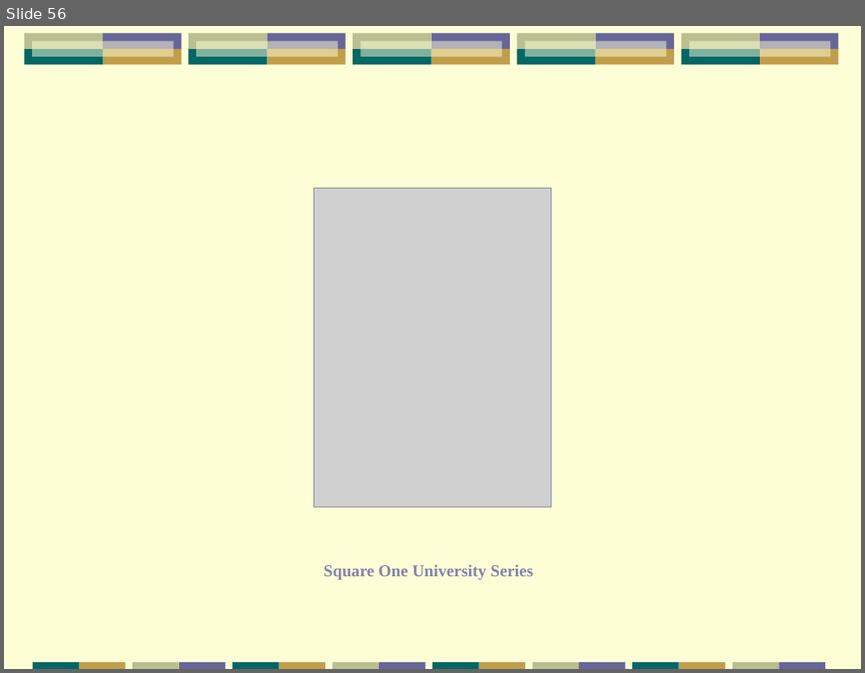
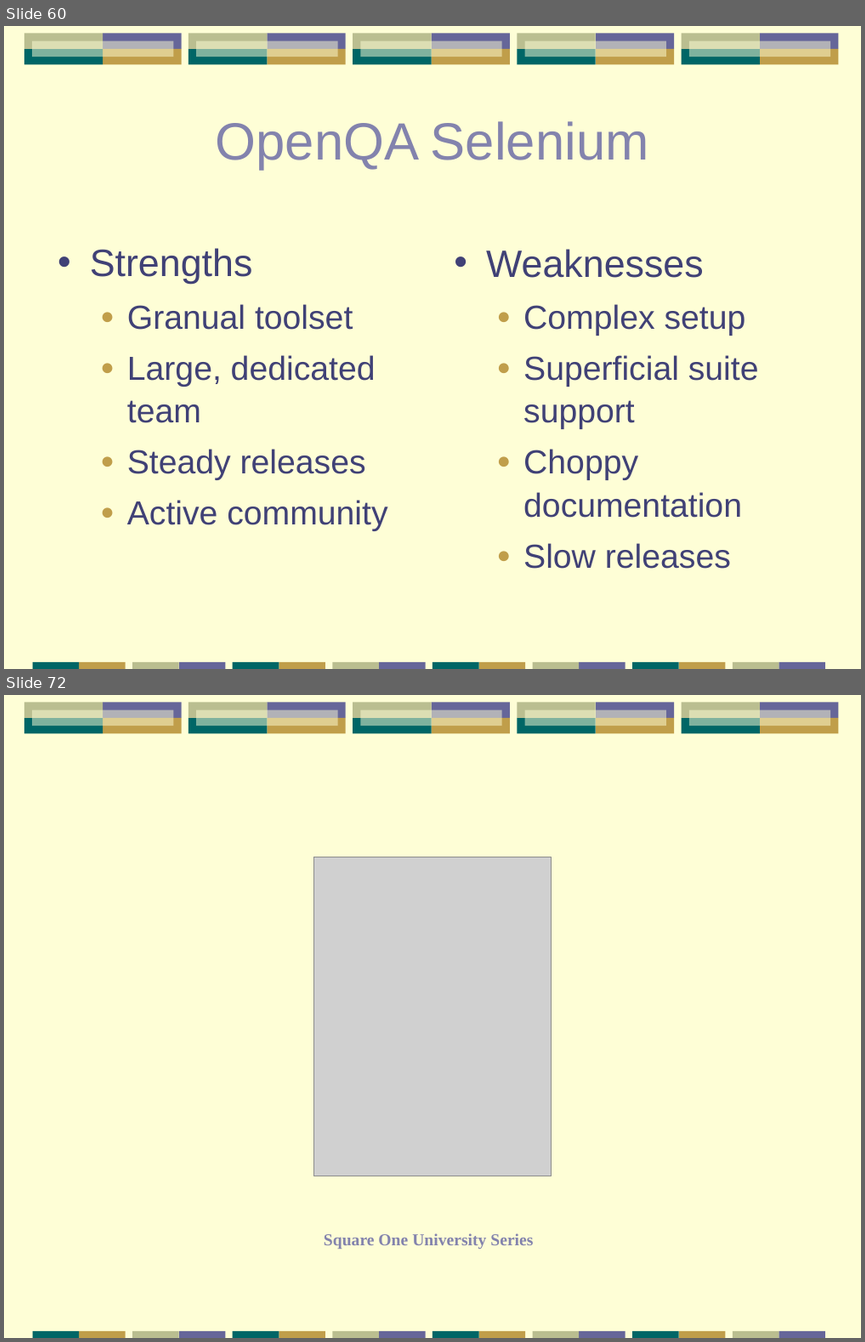
Before and after one commit to papuapost/yazaar, a slide deck: articles/testing-tools/testing-tools.odp. Shown one above the other, each under a label of ours: slide 56 before the commit, slides 60 and 72 after it; the slides between them are not shown. The pictures are 865x673 and 865x1342 pixels, drawn with LibreOffice and Linux fonts; fonts in the diff are those of the drawing; grey boxes stand for pictures. Boxes give left, top, right and bottom in pixels: in the first picture for what was removed or moved away, otherwise in the second. Text is boxed around its words. In the diff, an @@ line names an element or a change of style, - is before the commit and + after.

Commit message:
Issue 29 - Draft presentation for Testing Tools article.

```diff
--- a/articles/testing-tools/testing-tools.odp
+++ b/articles/testing-tools/testing-tools.odp
@@ slide 60 added at (4,26,861,669), background #FEFED6; not listed: 41 template elements that a slide beside it also shows @@
@@ title added at (216,121,649,170), 44 pt, text #8383AD @@
+OpenQA Selenium
@@ text added at (90,248,387,531), 28 pt, text #404176 @@
+• Strengths
+  ● Granual toolset
+  ● Large, dedicated team
+  ● Steady releases
+  ● Active community
@@ text added at (486,249,759,568), 28 pt, text #404176 @@
+• Weaknesses
+  ● Complex setup
+  ● Superficial suite support
+  ● Choppy documentation
+  ● Slow releases
@@ what was slide 56 is now slide 72 @@
```
Also in this commit, not shown: 15 slides changed, 30 other slides added, 15 slides removed.
